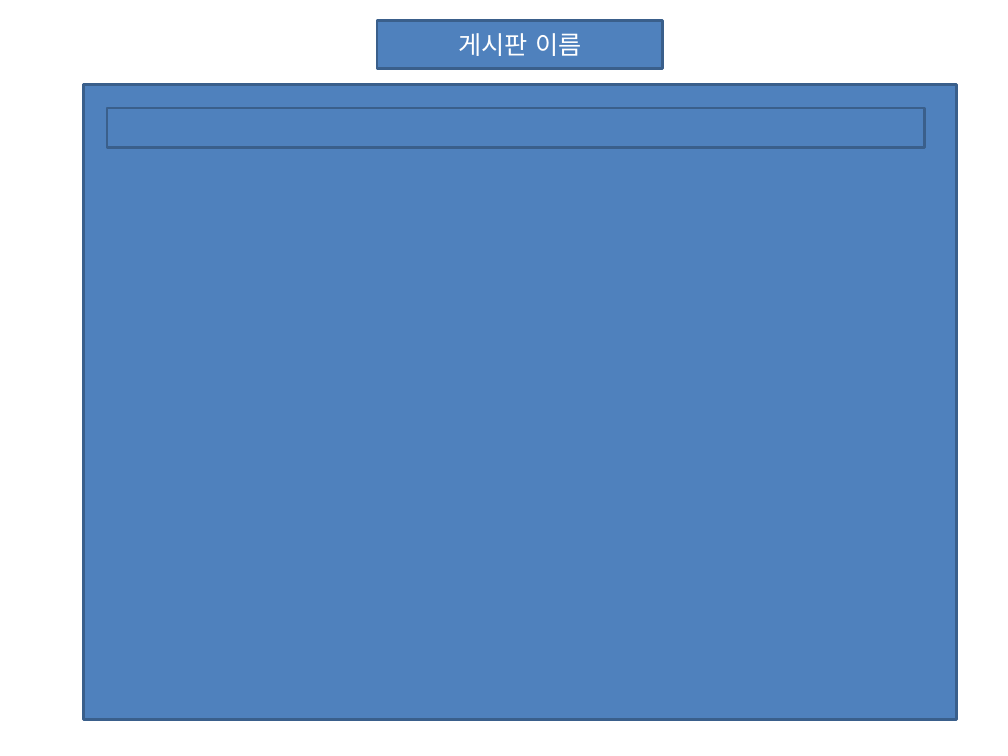
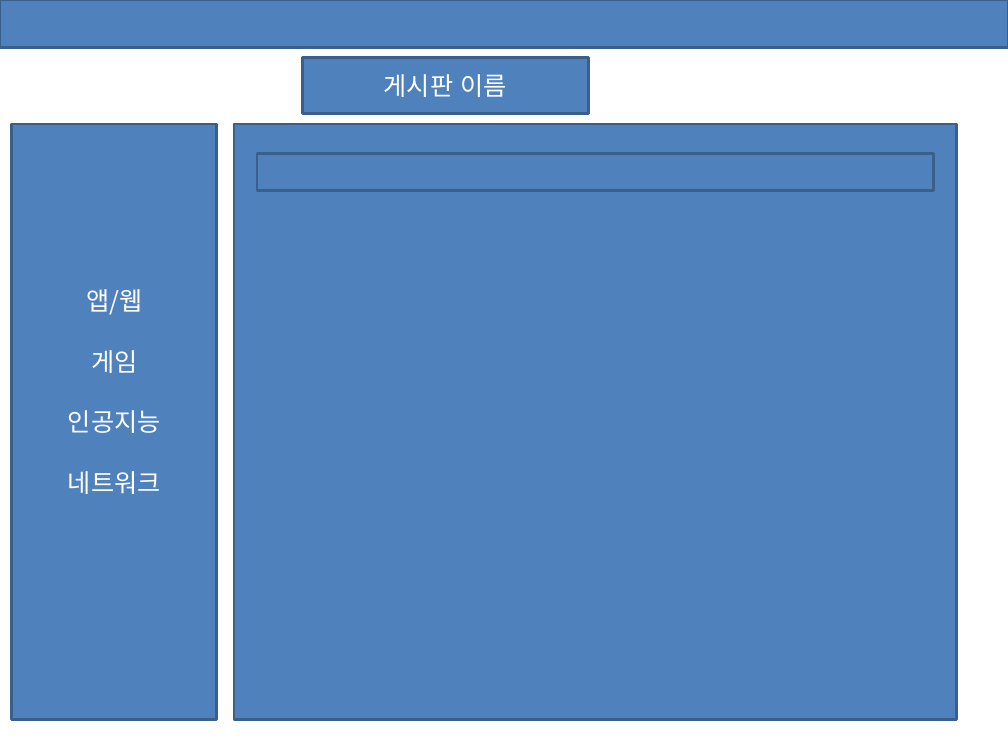
Before and after one commit to ycs-201607083/web-reference, a slide deck: slide 3 of 앱_웹 레퍼런스 구상.pptx. Drawn at 1008x756 pixels with LibreOffice and Linux fonts; fonts in the diff are those of the drawing. Boxes give left, top, right and bottom in pixels: in the first picture for what was removed or moved away, otherwise in the second. Text is boxed around its words. In the diff, an @@ line names an element or a change of style, - is before the commit and + after.

```diff
--- a/앱_웹 레퍼런스 구상.pptx
+++ b/앱_웹 레퍼런스 구상.pptx
@@ rectangle added at box(0, 0, 1008, 47), fill #4F81BD, outline #3A5F8C 2 pt @@
@@ rectangle "게시판 이름": place and size @@
-rectangle "게시판 이름" at box(377, 21, 662, 69)
+rectangle "게시판 이름" at box(302, 57, 588, 113)
@@ rectangle added at box(12, 124, 217, 720), fill #4F81BD, outline #3A5F8C 2 pt, 18 pt, text #FFFFFF @@
+앱/웹
+게임
+인공지능
+네트워크
@@ rectangle: place and size @@
-rectangle at box(84, 85, 957, 720)
+rectangle at box(234, 124, 957, 720)
@@ rectangle: place and size @@
-rectangle at box(107, 108, 924, 147)
+rectangle at box(257, 153, 933, 191)
```
Also in this commit, not shown: 3 other slides changed, 1 other file.
